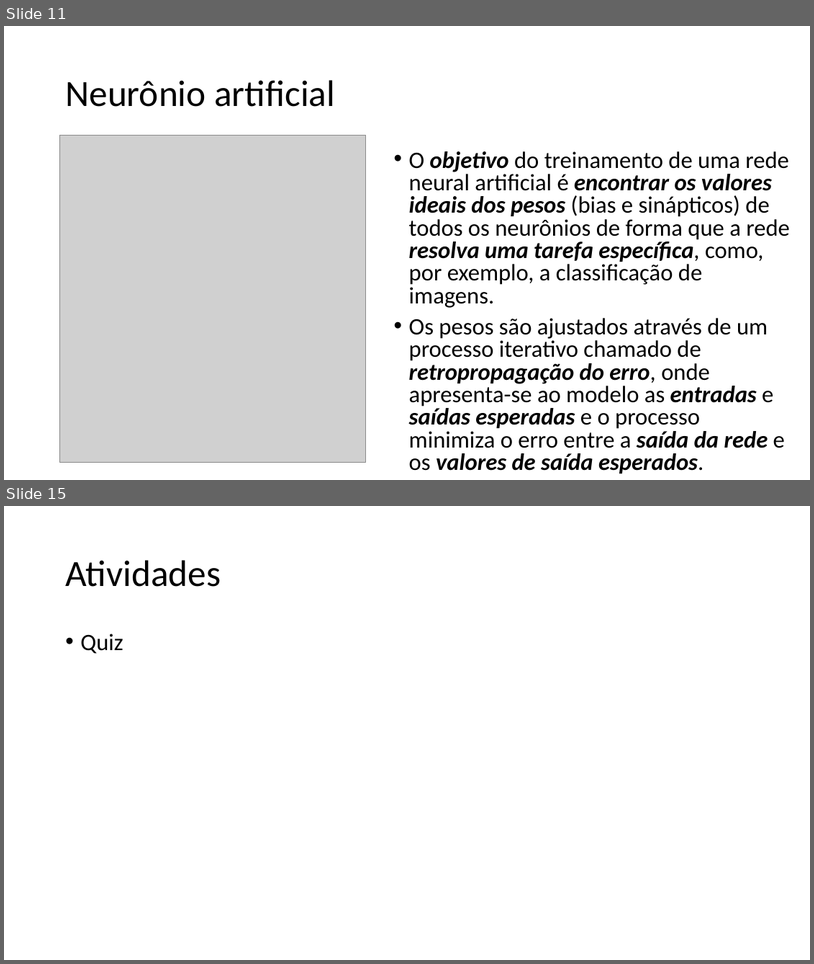
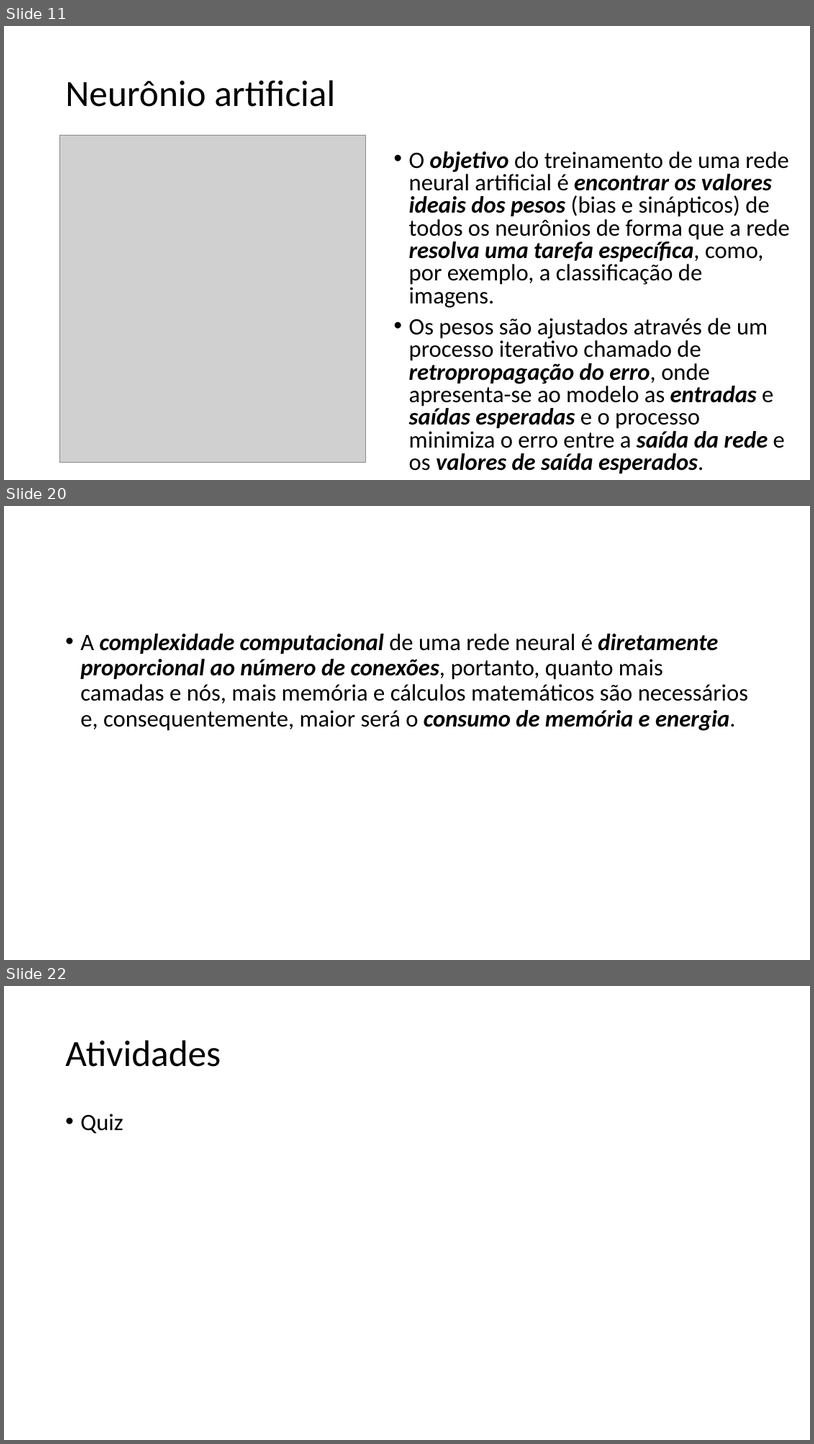
Before and after one commit to zz4fap/tp557-iot-ml, a slide deck: slides/TP557_3_Desafios_do_TinyML_machine_learning.pptx. Shown one above the other, each under a label of ours: slides 11 and 15 before the commit, slides 11, 20 and 22 after it; the slides between them are not shown. The pictures are 814x964 and 814x1444 pixels, drawn with LibreOffice and Linux fonts; fonts in the diff are those of the drawing; grey boxes stand for pictures. Boxes give left, top, right and bottom in pixels: in the first picture for what was removed or moved away, otherwise in the second. Text is boxed around its words. In the diff, an @@ line names an element or a change of style, - is before the commit and + after.

```diff
--- a/slides/TP557_3_Desafios_do_TinyML_machine_learning.pptx
+++ b/slides/TP557_3_Desafios_do_TinyML_machine_learning.pptx
@@ slide 20 added at (4, 506, 810, 960), background #FFFFFF @@
@@ text added at (80, 633, 748, 731), 28 pt, text #000000 @@
+• A complexidade computacional de uma rede neural é diretamente proporcional ao número de conexões, portanto, quanto mais camadas e nós, mais memória e cálculos matemáticos são necessários e, consequentemente, maior será o consumo de memória e energia.
@@ what was slide 15 is now slide 22 @@
```
Also in this commit, not shown: 7 other slides added, 1 slide removed.
